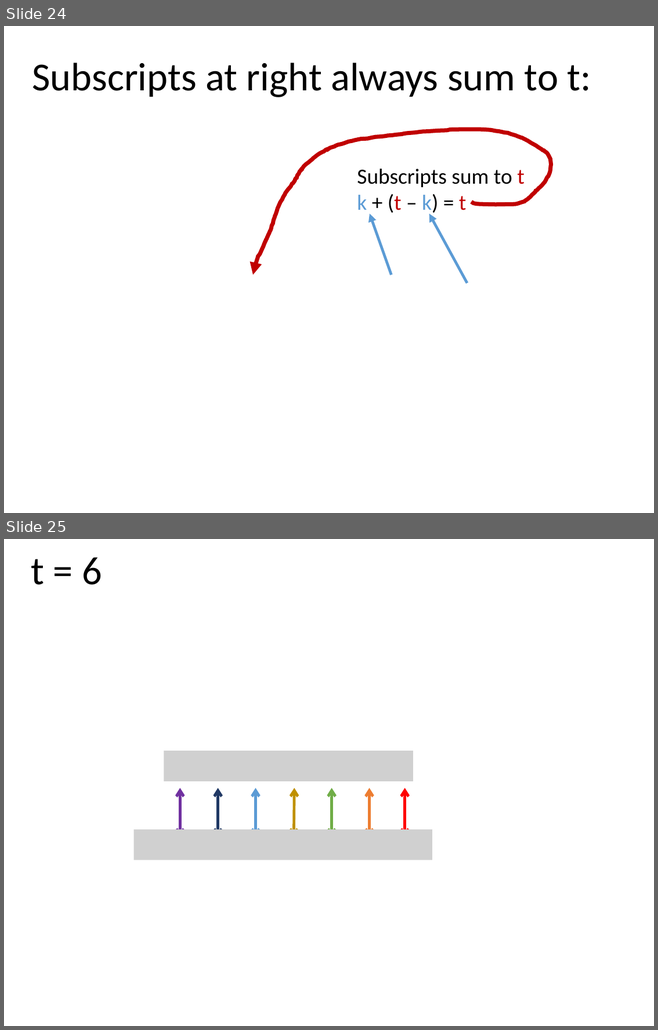
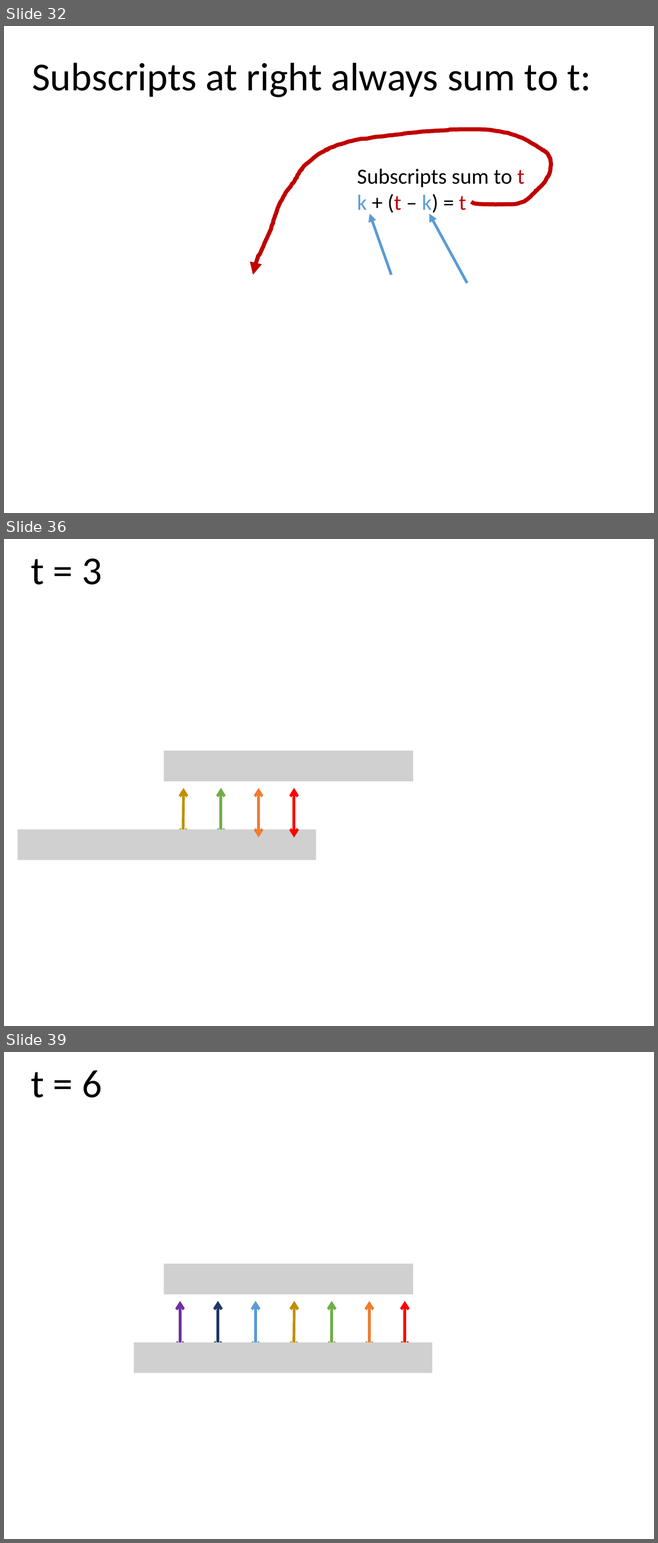
Before and after one commit to tomjhou/MathClassPythonCode, a slide deck: Class3/Lecture3 - Convolution.pptx. Shown one above the other, each under a label of ours: slides 24 and 25 before the commit, slides 32, 36 and 39 after it; the slides between them are not shown. The pictures are 658x1030 and 658x1543 pixels, drawn with LibreOffice and Linux fonts; fonts in the diff are those of the drawing; grey boxes stand for pictures. Boxes give left, top, right and bottom in pixels: in the first picture for what was removed or moved away, otherwise in the second. Text is boxed around its words. In the diff, an @@ line names an element or a change of style, - is before the commit and + after.

```diff
--- a/Class3/Lecture3 - Convolution.pptx
+++ b/Class3/Lecture3 - Convolution.pptx
@@ slide 36 added at bbox=[4, 539, 654, 1026], background #FFFFFF @@
@@ title added at bbox=[31, 558, 102, 585], 44 pt, text #000000 @@
+t = 3
@@ picture added at bbox=[164, 751, 413, 781] @@
@@ double arrow added from (183, 788) to (183, 838), #BF9000 3 pt @@
@@ double arrow added from (221, 788) to (221, 838), #70AD47 3 pt @@
@@ double arrow added from (259, 788) to (259, 838), #ED7D31 3 pt @@
@@ double arrow added from (294, 788) to (294, 838), #FF0000 3 pt @@
@@ picture added at bbox=[18, 830, 316, 860] @@
@@ what was slide 24 is now slide 32 @@
@@ what was slide 25 is now slide 39 @@
```
Also in this commit, not shown: 5 slides changed, 13 other slides added, 1 other file.
